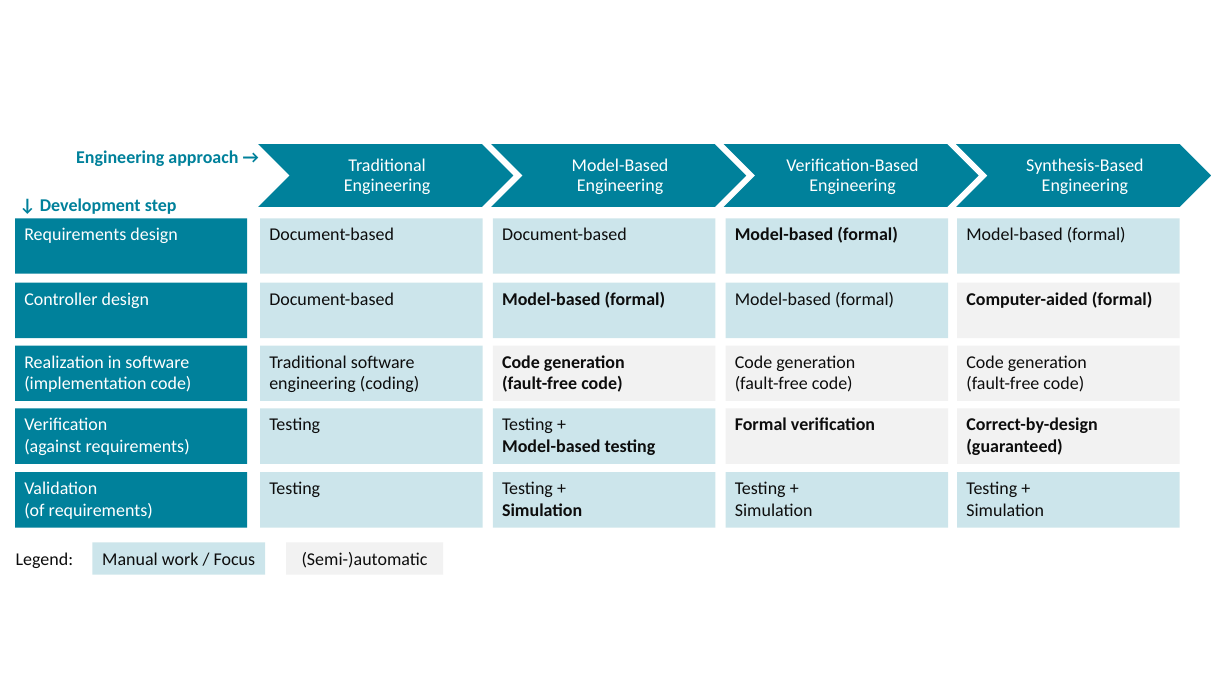
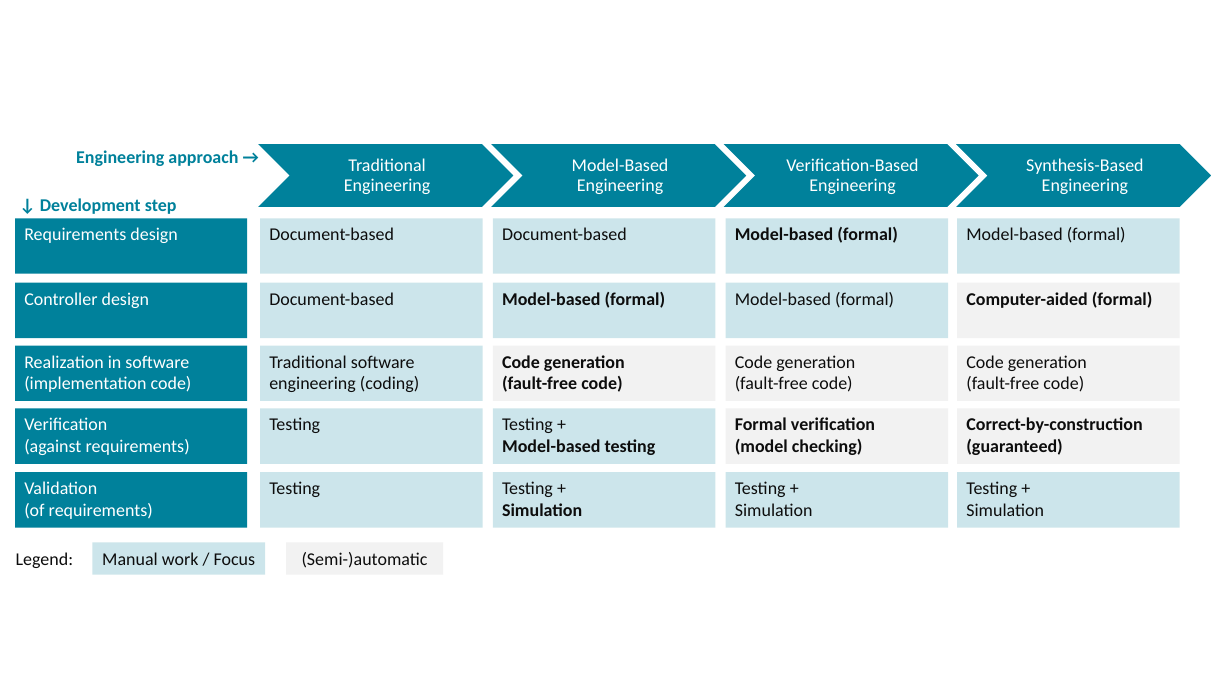
Before and after one commit to RobertB01/CIFsim, a slide deck: slide 1 of cif/org.eclipse.escet.cif.documentation/images/synthesis-based-engineering/approaches/overview.pptx. Drawn at 1232x693 pixels with LibreOffice and Linux fonts; fonts in the diff are those of the drawing. Boxes give left, top, right and bottom in pixels: in the first picture for what was removed or moved away, otherwise in the second. Text is boxed around its words. In the diff, an @@ line names an element or a change of style, - is before the commit and + after.

```diff
--- a/cif/org.eclipse.escet.cif.documentation/images/synthesis-based-engineering/approaches/overview.pptx
+++ b/cif/org.eclipse.escet.cif.documentation/images/synthesis-based-engineering/approaches/overview.pptx
@@ text in rectangle at (966, 417, 1142, 455): text changed @@
-Correct-by-design (guaranteed)
+Correct-by-construction (guaranteed)
@@ text in rectangle at (735, 439, 863, 455): paragraph added @@
+(model checking)
```
Also in this commit, not shown: 1 other file.
